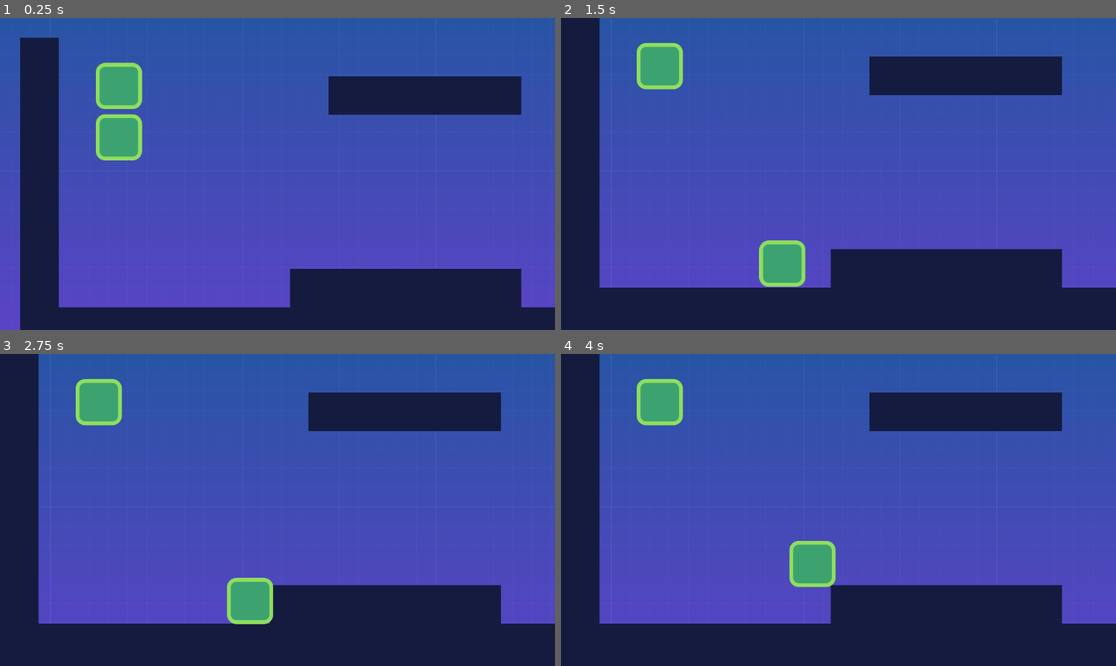
Above: before the commit, frames 1-4 (two rows, left to right).
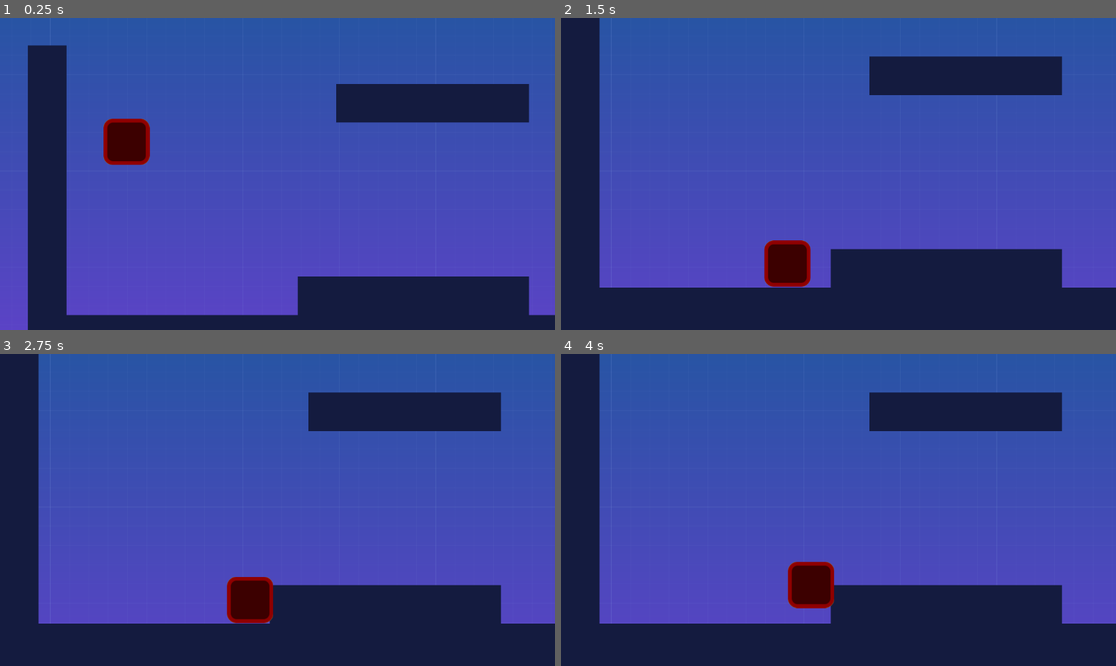
Above: after the commit, the same moments.

Repository: anatolbogun/godot-smoother-node-test-scene
Game: Godot game, scene res://src/Levels/level_template.tscn
Two runs of this game, one before a commit and one after it. Both use one fixed random seed, a clock stepped at 60 frames per second and the inputs below.
Inputs:
- Up to frame 1 (0.25 s): no input
- Up to frame 2 (1.5 s): hold D (move_right) from 0.53 s (still down); tap A (jump) at 0.77 s
- Up to frame 3 (2.75 s): tap A (jump) at 1.52 s; release D (move_right) at 2.03 s
- Up to frame 4 (4 s): tap Enter at 2.75 s; hold D (move_right) from 2.78 s (still down); tap A (jump) at 3.02, 3.77 s

The runs differ from the first frame. In frame 1, 10% of the frame differs, in the area x 3-100%, y 6-100%; in frame 2, 2.6%; in frame 3, 2.5%; in frame 4, 3.0%.
Error in both runs: Trying to assign an array of type "Array" to a variable of type "Array[Node]". (res://src/Levels/smoother.gd:69)

Commit message:
test changes

Diff:
--- a/project.godot
+++ b/project.godot
@@ -58,7 +58,3 @@
 2d_physics/layer_2="enemies"
 2d_physics/layer_3="coins"
 2d_physics/layer_4="world"
-
-[physics]
-
-common/physics_ticks_per_second=13
--- a/src/Levels/level_template.tscn
+++ b/src/Levels/level_template.tscn
@@ -40,7 +40,7 @@
 [node name="Smoother" type="Node" parent="."]
 script = ExtResource("2_8i7dr")
 includes = []
-excludes = []
+excludes = [NodePath("../Player2")]
 
 [node name="CanvasLayer" type="CanvasLayer" parent="."]
 layer = -1
@@ -63,7 +63,7 @@
 safe_margin = 3.0
 
 [node name="Player2" parent="." instance=ExtResource("2_m8x0h")]
-process_mode = 4
+modulate = Color(1, 0, 0, 1)
 position = Vector2(205, 148)
 safe_margin = 3.0
 
